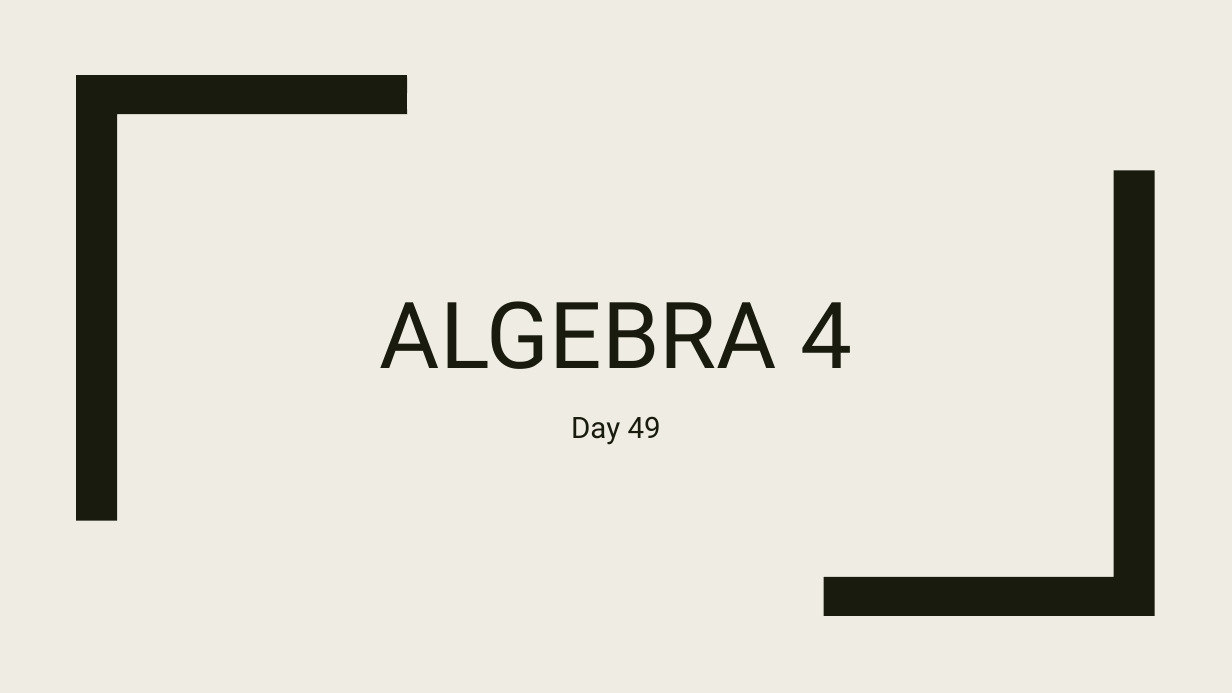
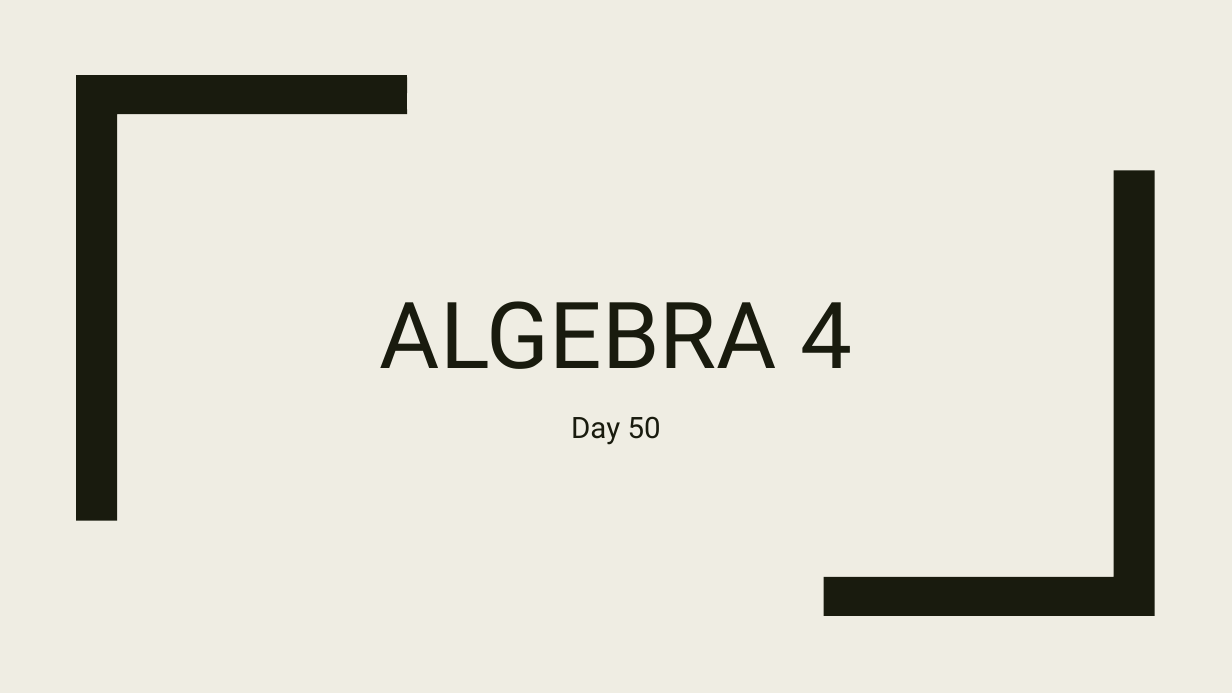
Before and after one commit to codecuddy/algebra_3-4, a slide deck: slide 1 of _PowerPoints/2nd Semester/Unit 5 Polynomials/Algebra4_Day_050 [Quiz] Finish 5.6 Fundamental Theorem of Algebra.pptx. Drawn at 1232x693 pixels with LibreOffice and Linux fonts; fonts in the diff are those of the drawing. Boxes give left, top, right and bottom in pixels: in the first picture for what was removed or moved away, otherwise in the second. Text is boxed around its words. In the diff, an @@ line names an element or a change of style, - is before the commit and + after.

```diff
--- a/_PowerPoints/2nd Semester/Unit 5 Polynomials/Algebra4_Day_050 [Quiz] Finish 5.6 Fundamental Theorem of Algebra.pptx
+++ b/_PowerPoints/2nd Semester/Unit 5 Polynomials/Algebra4_Day_050 [Quiz] Finish 5.6 Fundamental Theorem of Algebra.pptx
@@ subtitle at bbox=[571, 416, 661, 445]: text changed @@
-Day 49
+Day 50
```
Also in this commit, not shown: 9 other files.
